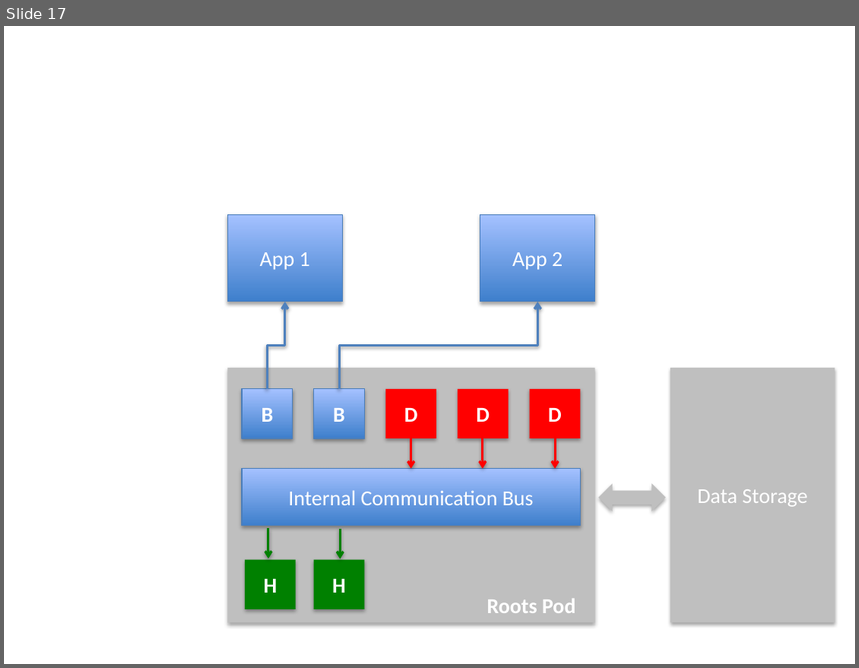
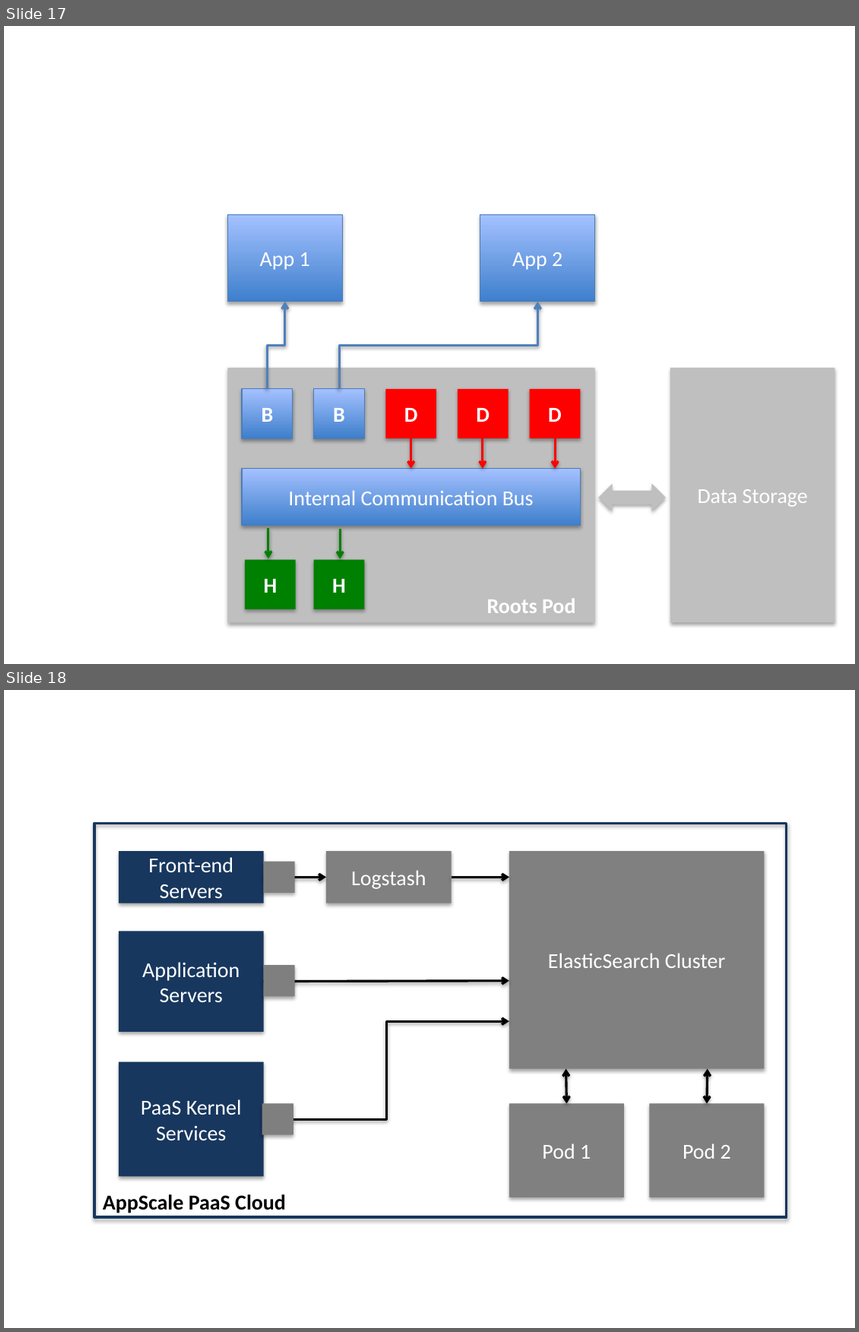
Before and after one commit to Dithn/eager-appscale, a slide deck: Eager/elk-experiment/Huawei_Presentation_1.pptx. Shown one above the other, each under a label of ours: slide 17 before the commit, slides 17 and 18 after it. The pictures are 859x668 and 859x1332 pixels, drawn with LibreOffice and Linux fonts; fonts in the diff are those of the drawing. Boxes give left, top, right and bottom in pixels: in the first picture for what was removed or moved away, otherwise in the second. Text is boxed around its words. In the diff, an @@ line names an element or a change of style, - is before the commit and + after.

```diff
--- a/Eager/elk-experiment/Huawei_Presentation_1.pptx
+++ b/Eager/elk-experiment/Huawei_Presentation_1.pptx
@@ slide 18 added at (x1=4, y1=690, x2=855, y2=1328), background #FFFFFF @@
@@ group added at (x1=94, y1=824, x2=786, y2=1217): 11 rectangles, 3 arrows, 2 double arrows, 1 elbow arrow, 1 text @@
+Front-end Servers
+Application Servers
+PaaS Kernel Services
+ElasticSearch Cluster
+Logstash
+Pod 1
+Pod 2
+AppScale PaaS Cloud
```
Also in this commit, not shown: 2 other files.
